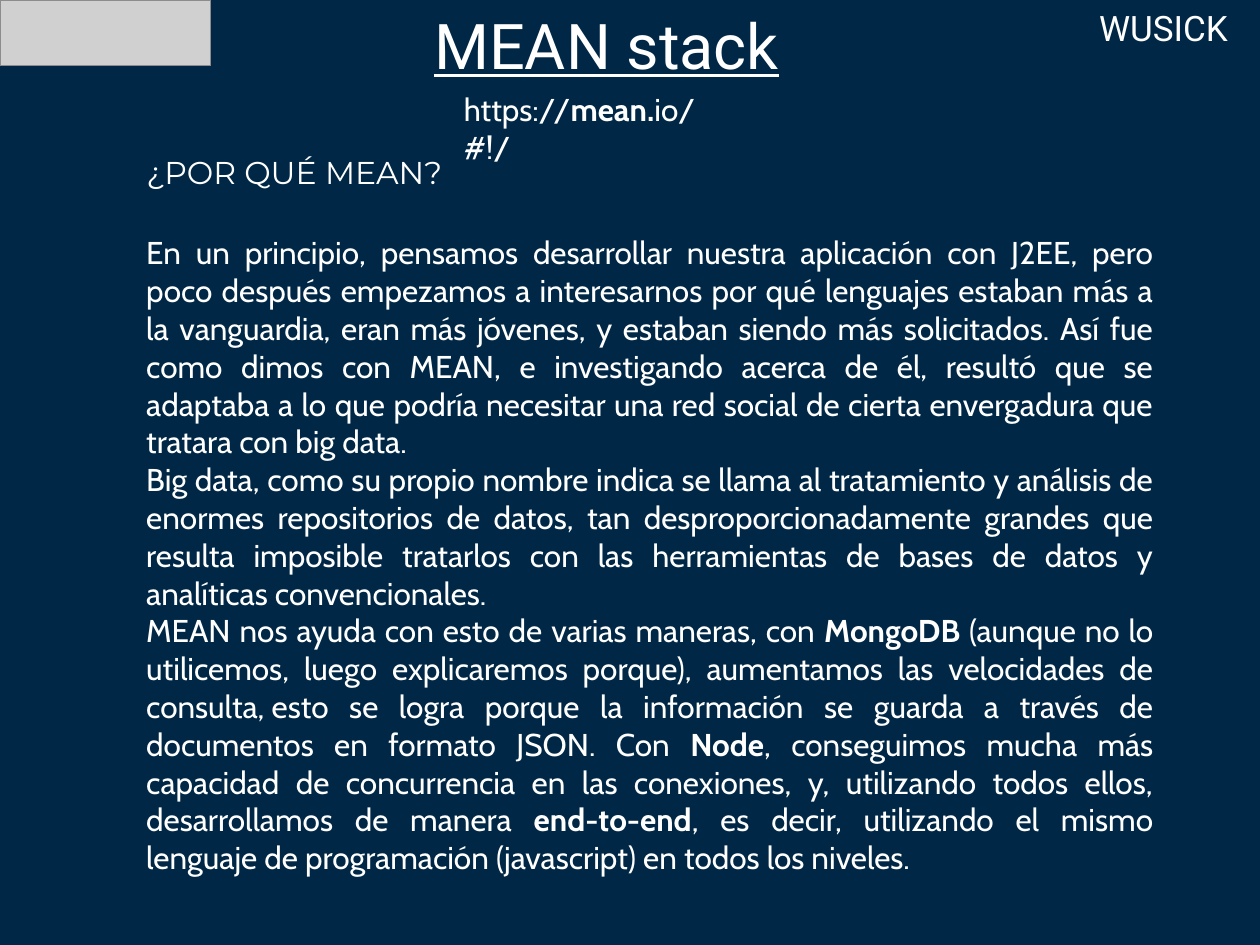
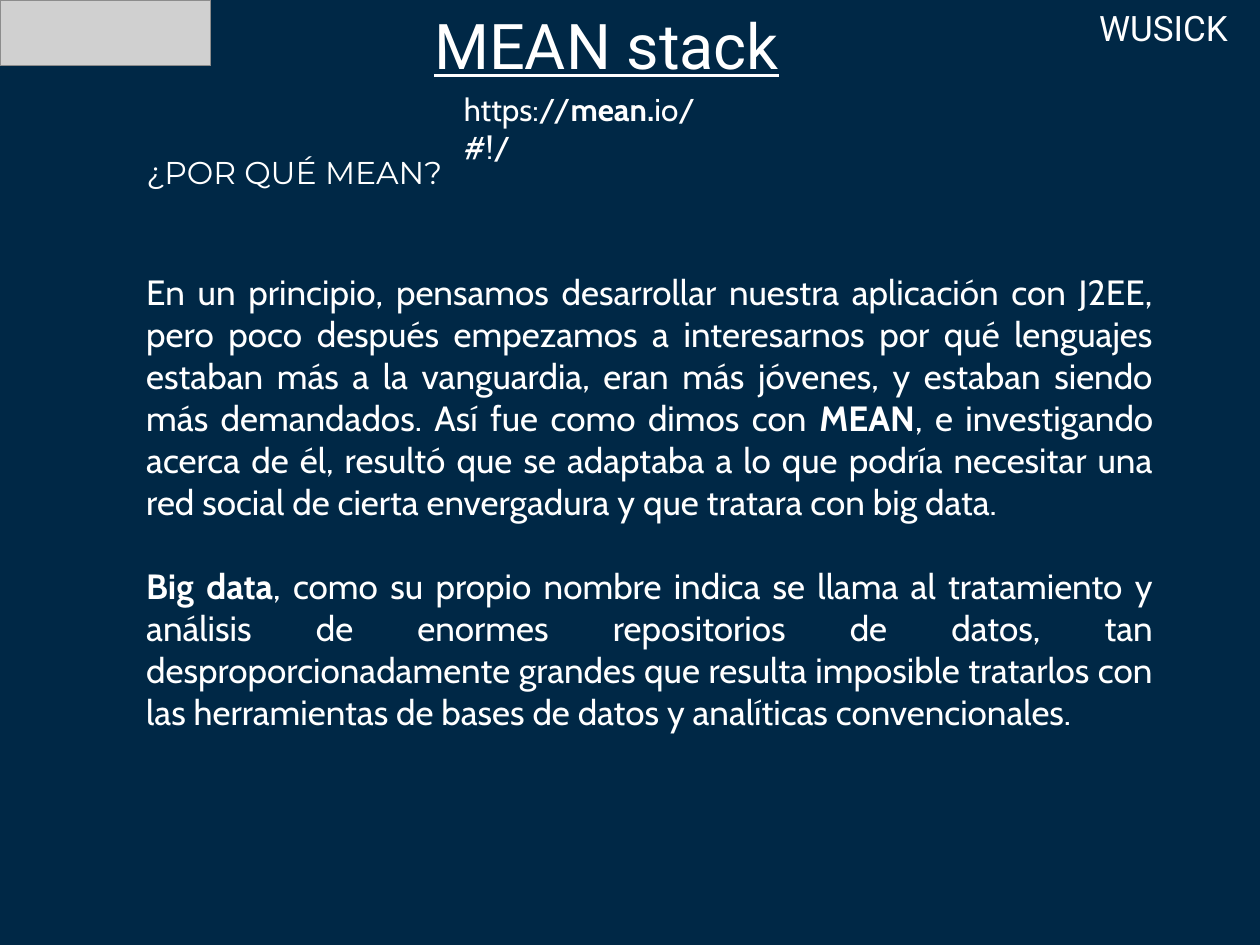
Before and after one commit to jha86/pptWusick, a slide deck: slide 8 of Presentación1.pptx. Drawn at 1260x945 pixels with LibreOffice and Linux fonts; fonts in the diff are those of the drawing; grey boxes stand for pictures. Boxes give left, top, right and bottom in pixels: in the first picture for what was removed or moved away, otherwise in the second. Text is boxed around its words. In the diff, an @@ line names an element or a change of style, - is before the commit and + after.

```diff
--- a/Presentación1.pptx
+++ b/Presentación1.pptx
@@ text "En un principio, pensamos desarrollar ...": place and size @@
-text "En un principio, pensamos desarrollar ..." at (146,240,1154,876)
+text "En un principio, pensamos desarrollar ..." at (146,278,1153,734)
@@ text at (146,278,1153,524): text changed; size 18 to 20 pt @@
-En un principio, pensamos desarrollar nuestra aplicación con J2EE, pero poco después empezamos a interesarnos por qué lenguajes estaban más a la vanguardia, eran más jóvenes, y estaban siendo más solicitados. Así fue como dimos con MEAN, e investigando acerca de él, resultó que se adaptaba a lo que podría necesitar una red social de cierta envergadura que tratara con big data.
+En un principio, pensamos desarrollar nuestra aplicación con J2EE, pero poco después empezamos a interesarnos por qué lenguajes estaban más a la vanguardia, eran más jóvenes, y estaban siendo más demandados. Así fue como dimos con MEAN, e investigando acerca de él, resultó que se adaptaba a lo que podría necesitar una red social de cierta envergadura y que tratara con big data.
@@ text at (146,572,1153,734): size 18 to 20 pt in "Big data, como su propio nombre indica ..."; bold on in "Big data," @@
@@ text at (146,618,1154,876): paragraph removed @@
-MEAN nos ayuda con esto de varias maneras, con MongoDB (aunque no lo utilicemos, luego explicaremos porque), aumentamos las velocidades de consulta, esto se logra porque la información se guarda a través de documentos en formato JSON. Con Node, conseguimos mucha más capacidad de concurrencia en las conexiones, y, utilizando todos ellos, desarrollamos de manera end-to-end, es decir, utilizando el mismo lenguaje de programación (javascript) en todos los niveles.
```
Also in this commit, not shown: 1 slide added.
